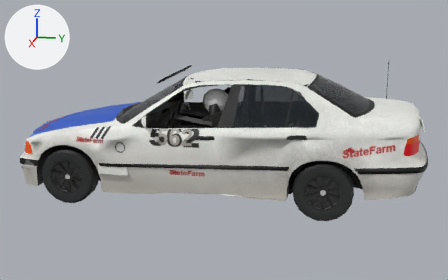
What one commit did to the glTF model public/cars/field/models/562.glb.
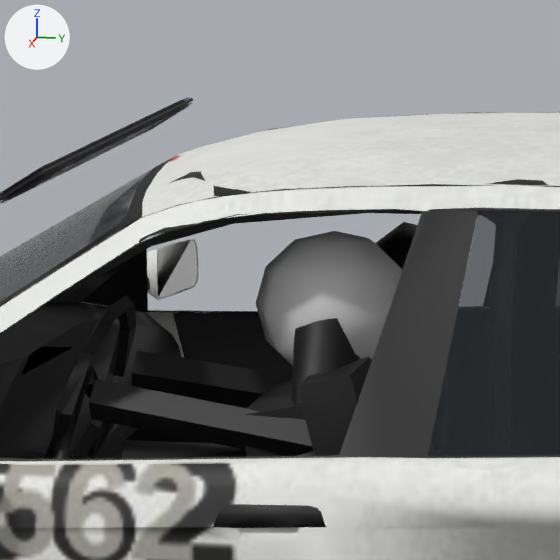
Each version appears first whole from a camera (50 mm lens) standing at (6.7, 1.54, 2.27) and looking at (0.02, 0.2, 0.6), and next in a close-up on the part from 35% to 57% of the width and 17% to 52% of the height. The lights are fixed; the arrows at upper left show +X, +Y and +Z. The last two pictures show the newer version. Vertices at exactly the same position are counted once.

Names of what the first close-up shows: 'body'.
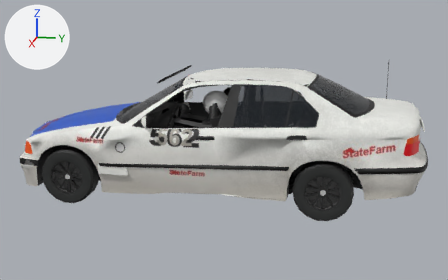
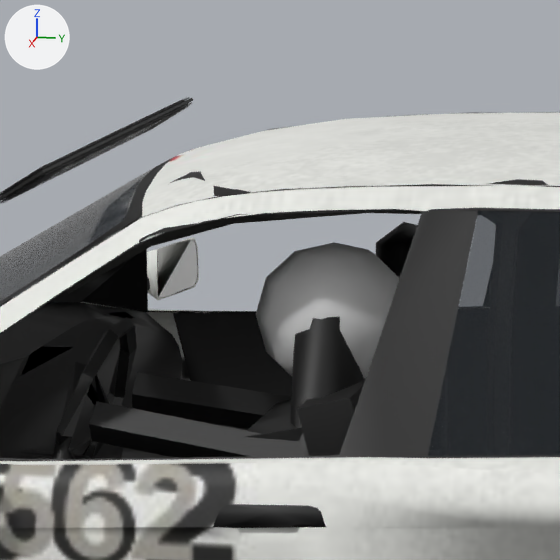
Changed parts and their boxes [x1, y1, x2, y2] in the close-ups (560 x 560 px; the box of a moved part takes in the faces that stretch with it):
part 1 of me_body_mesh, moved or reshaped: before [256, 231, 402, 366]; after [256, 242, 400, 379]
part 2 of me_body_mesh, moved or reshaped (mostly hidden afterwards): before [44, 211, 478, 459]; after [55, 241, 366, 459]
part 3 of me_body_mesh, surface changed: before [89, 295, 312, 457]; after [90, 372, 353, 458]

The change in detail:
me_body_mesh has 6471 vertices, 8477 faces and spans x -0.95..0.95, y -2.1..2.39, z 0.14..1.48.
me_body_mesh is used by ob_body; location (0.0, 0.0, 0.0).
me_body_mesh part 1: the loose piece of 42 vertices spanning x 0.23..0.49, y 0.04..0.34, z 0.96..1.24 is moved by (0.0, 0.0, -0.02).
me_body_mesh part 2: 187 of 6471 vertices moved; they spanned x -0.73..0.73, y -0.87..0.56, z 0.3..1.33 and now span x -0.73..0.73, y -0.87..0.56, z 0.25..1.33; mean shift (0.0, 0.0, -0.02); largest move (0.73, -0.87, 0.72) -> (-0.46, 0.02, 1.28).
me_body_mesh part 3: 76 kept faces spanning x -0.73..0.73, y -0.87..0.56, z 0.33..1.33 get new texture (UV) coordinates.
